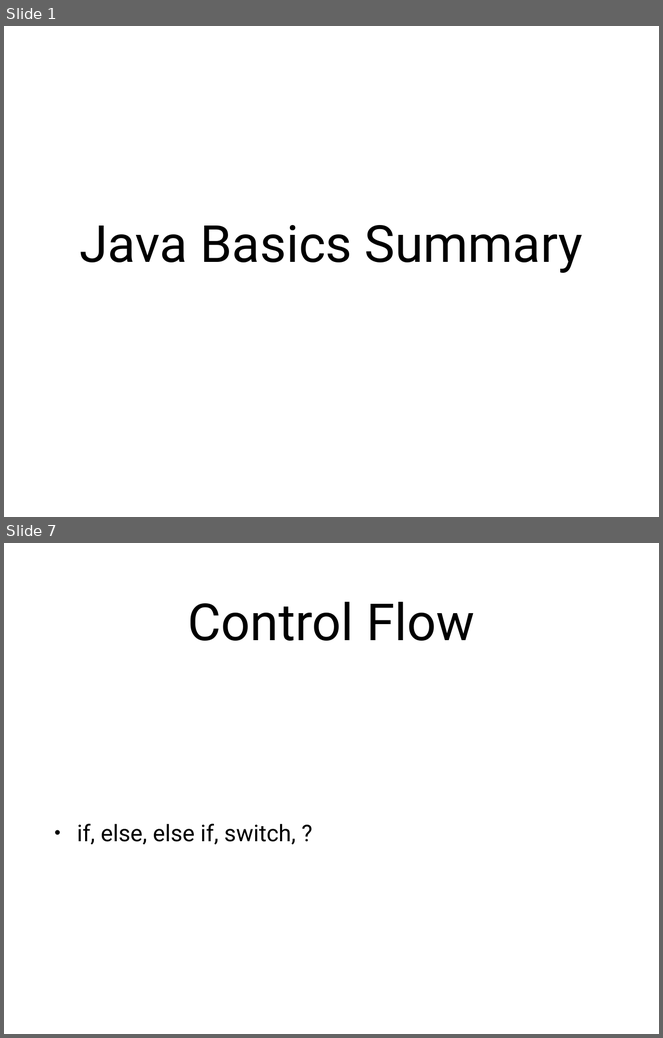
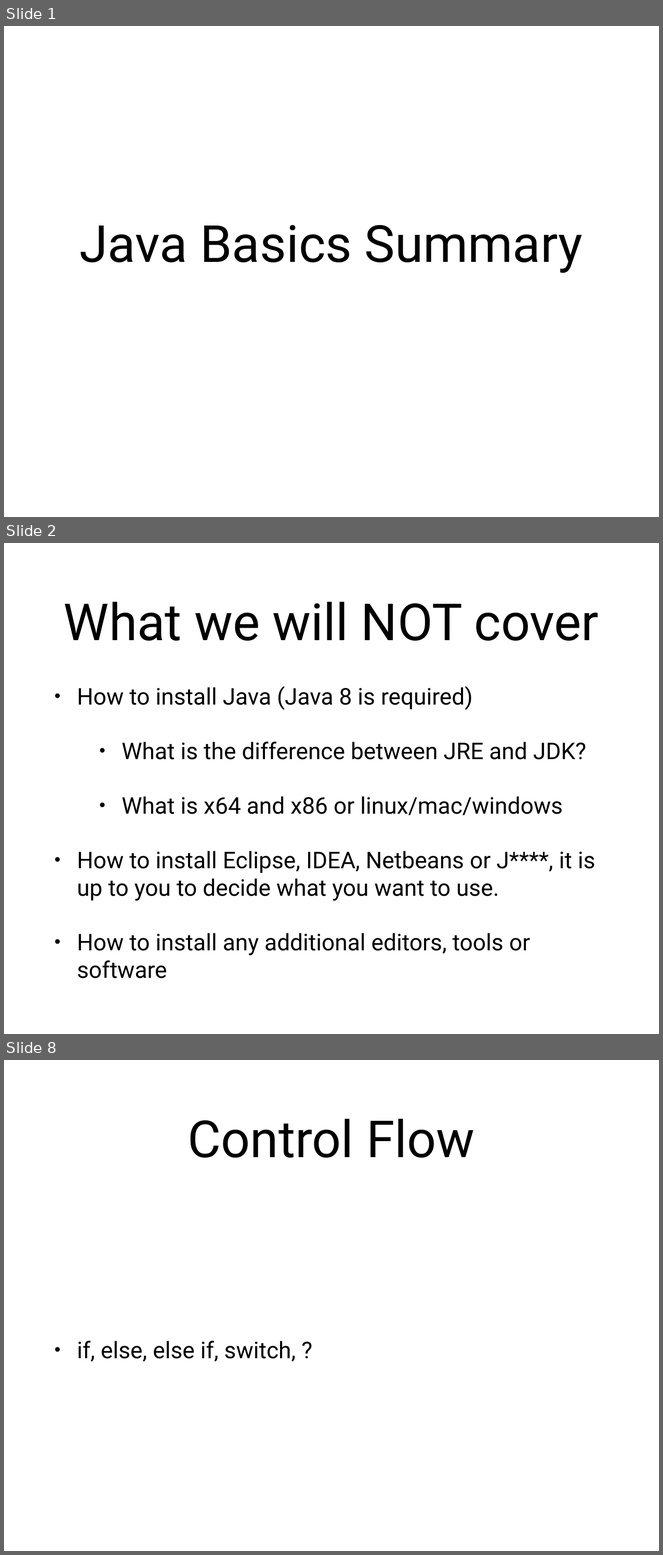
Before and after one commit to PragmaticBG/JavaCourse, a slide deck: 1 Java Basics summary.pptx. Shown one above the other, each under a label of ours: slides 1 and 7 before the commit, slides 1, 2 and 8 after it; the slides between them are not shown. The pictures are 663x1038 and 663x1555 pixels, drawn with LibreOffice and Linux fonts; fonts in the diff are those of the drawing. Boxes give left, top, right and bottom in pixels: in the first picture for what was removed or moved away, otherwise in the second. Text is boxed around its words. In the diff, an @@ line names an element or a change of style, - is before the commit and + after.

```diff
--- a/1 Java Basics summary.pptx
+++ b/1 Java Basics summary.pptx
@@ slide 2 added at (4, 543, 659, 1034), background #FFFFFF @@
@@ title added at (64, 602, 599, 641), 80 pt, text #000000 @@
+What we will NOT cover
@@ text added at (77, 686, 596, 979), 36 pt, text #000000 @@
+• How to install Java (Java 8 is required)
+    • What is the difference between JRE and JDK?
+    • What is x64 and x86 or linux/mac/windows
+• How to install Eclipse, IDEA, Netbeans or J****, it is up to you to decide what you want to use.
+• How to install any additional editors, tools or software
@@ what was slide 7 is now slide 8 @@
```
Also in this commit, not shown: 5 slides changed, 1 other slide added, 3 other files.
